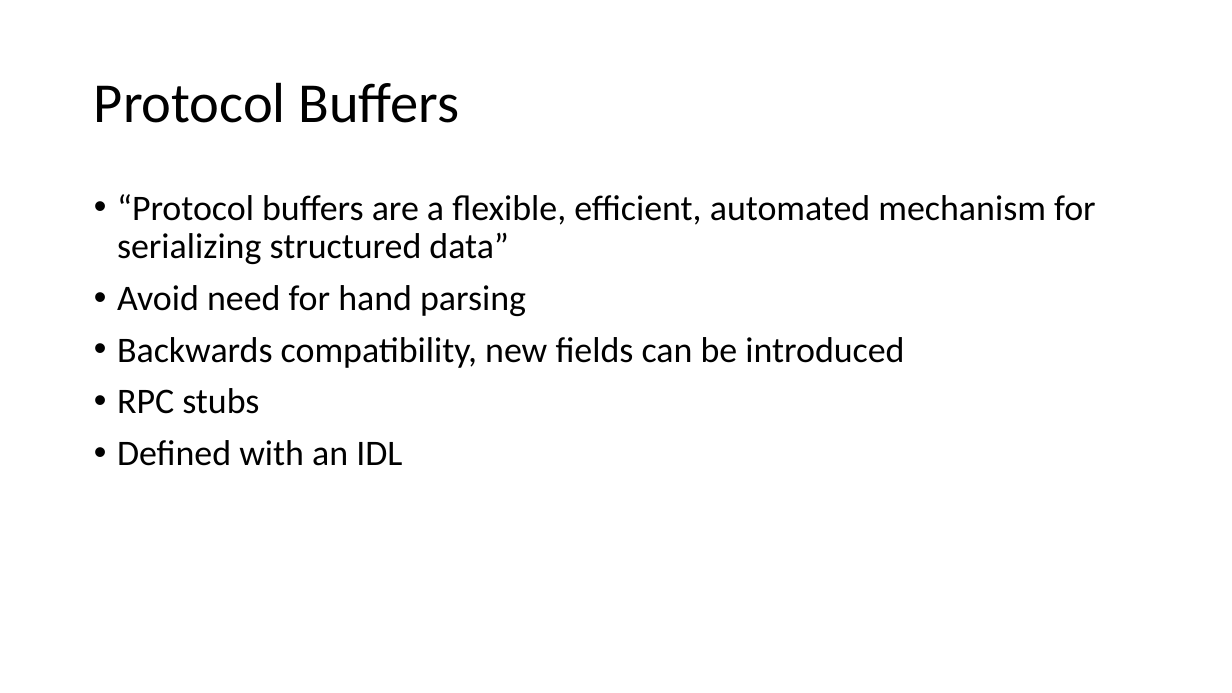
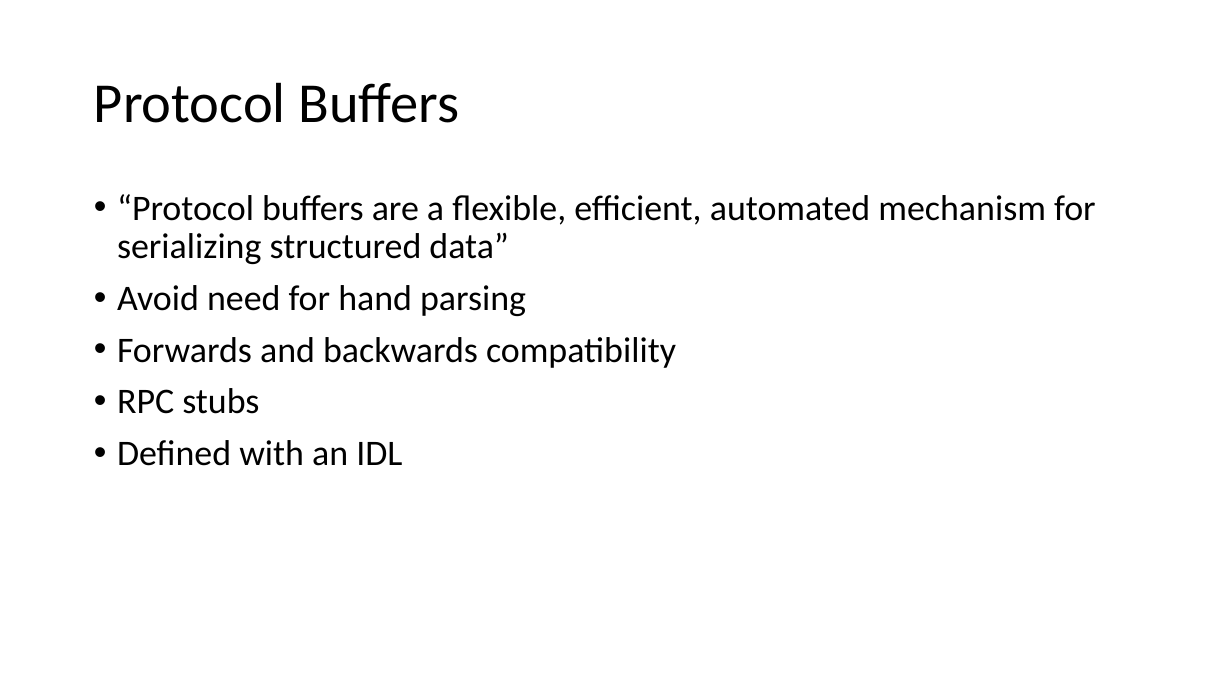
Before and after one commit to dsafa/grpc-demo, a slide deck: slide 4 of Presentation1.pptx. Drawn at 1232x693 pixels with LibreOffice and Linux fonts; fonts in the diff are those of the drawing. Boxes give left, top, right and bottom in pixels: in the first picture for what was removed or moved away, otherwise in the second. Text is boxed around its words. In the diff, an @@ line names an element or a change of style, - is before the commit and + after.

Commit message:
Update powerpoint

```diff
--- a/Presentation1.pptx
+++ b/Presentation1.pptx
@@ text at bbox=[117, 337, 676, 368]: text changed @@
-• Backwards compatibility, new fields can be introduced
+• Forwards and backwards compatibility
```
Also in this commit, not shown: 1 other slide changed, 3 slides added.
